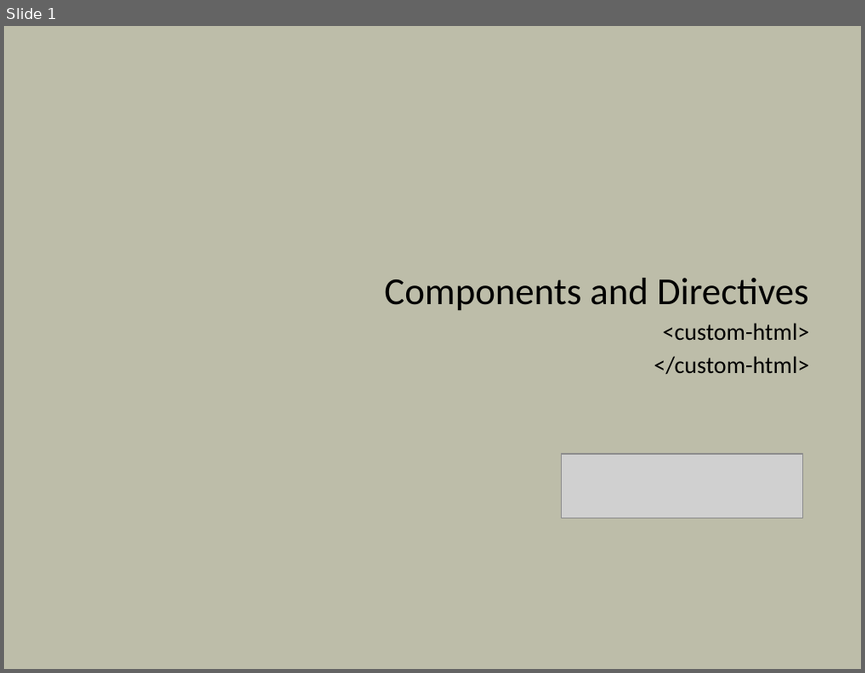
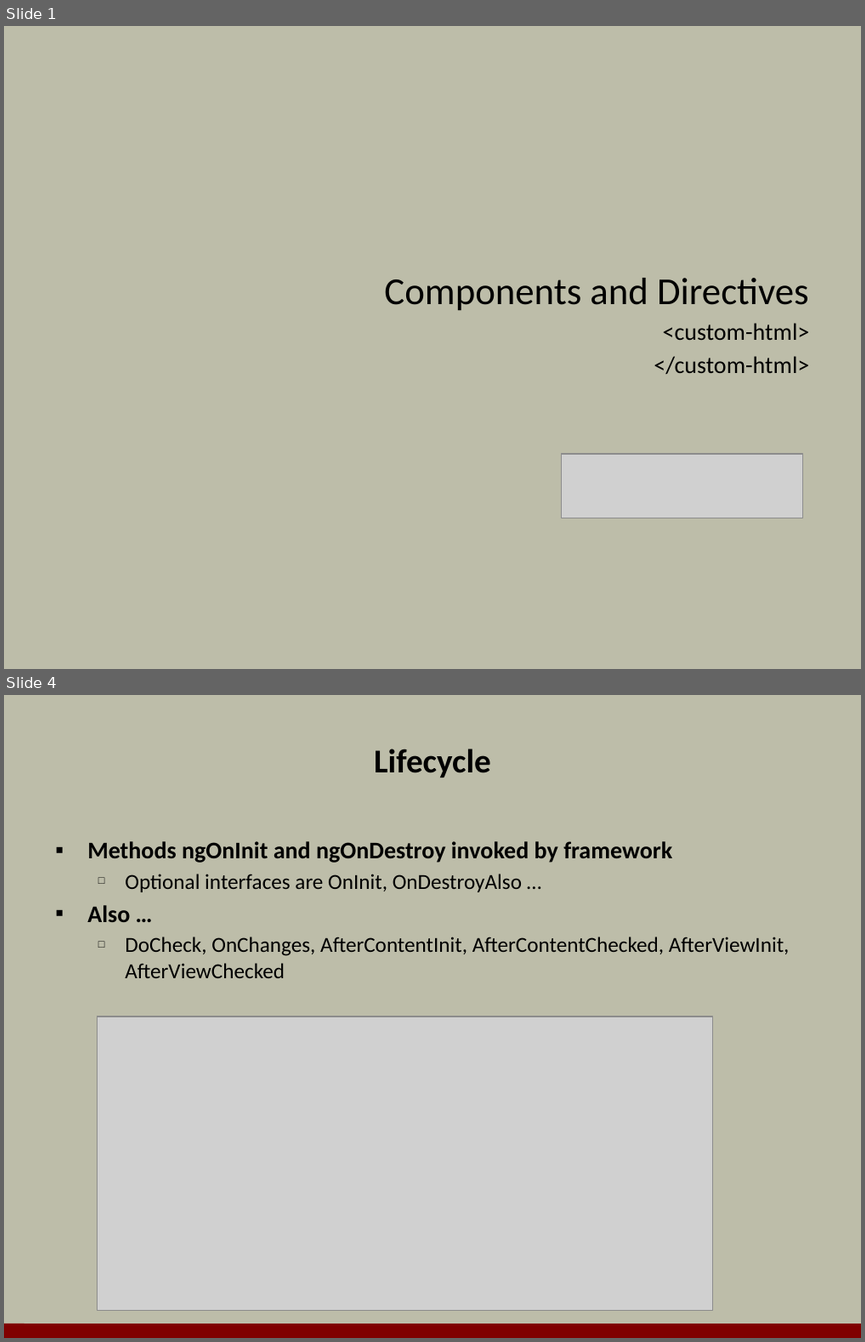
Before and after one commit to OdeToCode/classes, a slide deck: angular2/slides/07_directives.pptx. Shown one above the other, each under a label of ours: slide 1 before the commit, slides 1 and 4 after it; the slides between them are not shown. The pictures are 865x673 and 865x1342 pixels, drawn with LibreOffice and Linux fonts; fonts in the diff are those of the drawing; grey boxes stand for pictures; background and template pictures are left out. Boxes give left, top, right and bottom in pixels: in the first picture for what was removed or moved away, otherwise in the second. Text is boxed around its words. In the diff, an @@ line names an element or a change of style, - is before the commit and + after.

```diff
--- a/angular2/slides/07_directives.pptx
+++ b/angular2/slides/07_directives.pptx
@@ slide 4 added at (4, 695, 861, 1338), background #BDBDA9 @@
@@ title added at (374, 749, 491, 777), 28 pt, text #000000, bold @@
+Lifecycle
@@ text added at (87, 841, 789, 978), 18 pt, text #000000 @@
+▪ Methods ngOnInit and ngOnDestroy invoked by framework
+  □ Optional interfaces are OnInit, OnDestroyAlso …
+▪ Also …
+  □ DoCheck, OnChanges, AfterContentInit, AfterContentChecked, AfterViewInit, AfterViewChecked
@@ picture added at (97, 1016, 713, 1310) @@
@@ line added from (4, 1330) to (861, 1331), #800000 12 pt @@
```
Also in this commit, not shown: 3 slides changed, 6 other slides added, 7 slides removed, 1 other file.
